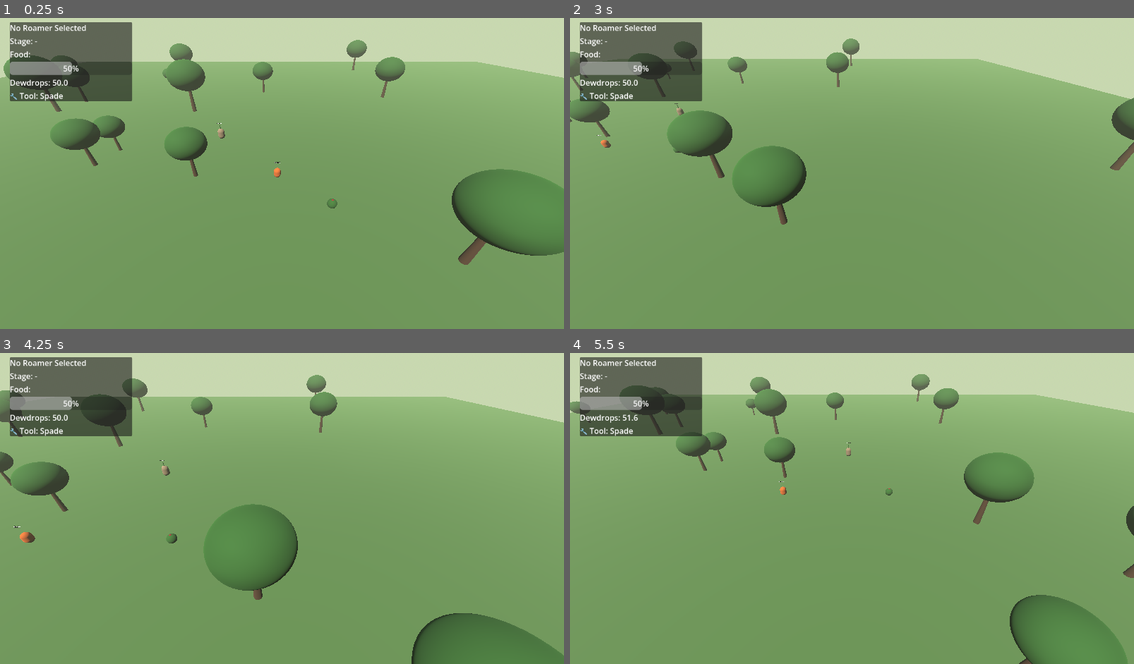
Above: before the commit, frames 1-4 (two rows, left to right).
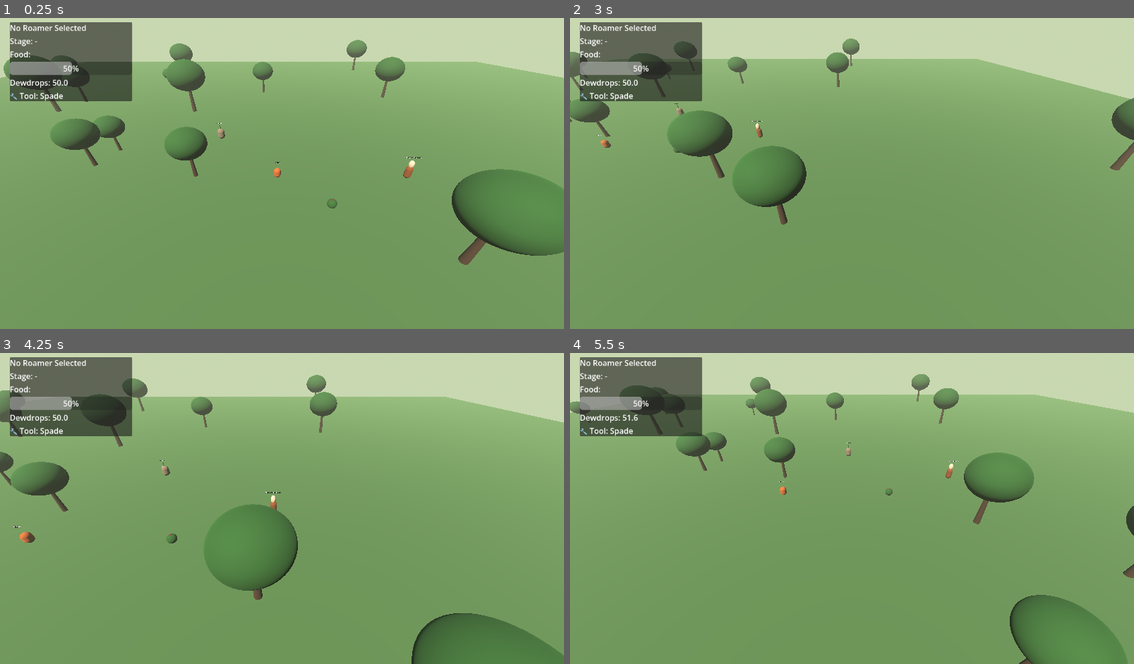
Above: after the commit, the same moments.

Repository: Ronana/Habitat
Game: Godot game, scene res://scenes/garden.tscn
Same seed, same stepped clock (60 frames per second), same inputs: the game is played once before the commit and once after it.
Inputs (mouse positions are in pixels of both pictures, inside the frame that each line leads up to):
- Up to frame 1 (0.25 s): no input
- Up to frame 2 (3 s): move the mouse to (976, 154) at 0.52 s; hold Right (ui_right) 0.53-1.28 s; hold Shift 0.53-1.28 s; click (976, 154) at 0.67 s; move the mouse to (739, 185) at 1.27 s; hold Down (ui_down) 1.28-2.03 s; tap Alt at 1.35, 2.85 s; click (739, 185) at 1.42 s; move the mouse to (908, 101) at 2.02 s; hold Right (ui_right) 2.03-2.78 s; hold Shift 2.03-2.78 s; click (908, 101) at 2.17 s; move the mouse to (823, 232) at 2.77 s; hold Up (ui_up) from 2.78 s (still down); click (823, 232) at 2.92 s
- Up to frame 3 (4.25 s): move the mouse to (451, 552) at 3.52 s; release Up (ui_up) at 3.53 s; hold Left (ui_left) from 3.53 s (still down); hold Shift from 3.53 s (still down); click (451, 552) at 3.67 s
- Up to frame 4 (5.5 s): move the mouse to (682, 458) at 4.27 s; release Shift at 4.28 s; tap Alt at 4.35 s; click (682, 458) at 4.42 s; move the mouse to (880, 505) at 5.02 s; release Left (ui_left) at 5.03 s; hold Down (ui_down) from 5.03 s (still down); hold Shift from 5.03 s (still down); click (880, 505) at 5.17 s

The runs differ from the first frame. In frame 1, less than 0.1% of the frame differs, in the area x 71-75%, y 44-52%; in frame 2, less than 0.1%; in frame 3, less than 0.1%; in frame 4, less than 0.1%.

Commit message:
Maren trader with working shop UI and Dewdrops purchasing

Diff:
--- a/habitat/scenes/garden.tscn
+++ b/habitat/scenes/garden.tscn
@@ -9,6 +9,7 @@
 [ext_resource type="PackedScene" uid="uid://drmbu2mtd3pfq" path="res://scenes/berry_bush.tscn" id="7_wdstj"]
 [ext_resource type="PackedScene" uid="uid://b4hn7obb75dth" path="res://creatures/mossdeer.tscn" id="8_1vq1v"]
 [ext_resource type="PackedScene" uid="uid://bln8w37off4uw" path="res://scenes/tool_manager.tscn" id="9_5pv02"]
+[ext_resource type="PackedScene" uid="uid://bqrg6quaigfo4" path="res://scenes/maren.tscn" id="10_wiw1g"]
 
 [sub_resource type="StandardMaterial3D" id="StandardMaterial3D_b0h10"]
 albedo_color = Color(0.2901961, 0.41960785, 0.20784314, 1)
@@ -75,3 +76,6 @@
 transform = Transform3D(1, 0, 0, 0, 1, 0, 0, 0, 1, 5, 0, 5)
 
 [node name="ToolManager" parent="." unique_id=1171000714 instance=ExtResource("9_5pv02")]
+
+[node name="Maren" parent="." unique_id=1589191564 instance=ExtResource("10_wiw1g")]
+transform = Transform3D(1, 0, 0, 0, 1, 0, 0, 0, 1, 15, 0, 0)
--- /dev/null
+++ b/habitat/scenes/maren.tscn
@@ -0,0 +1,53 @@
+[gd_scene format=3 uid="uid://bqrg6quaigfo4"]
+
+[ext_resource type="Script" uid="uid://comabbgqs7ss6" path="res://scripts/maren.gd" id="1_edqfg"]
+
+[sub_resource type="StandardMaterial3D" id="StandardMaterial3D_k3khq"]
+albedo_color = Color(0.54509807, 0.27058825, 0.07450981, 1)
+
+[sub_resource type="CapsuleMesh" id="CapsuleMesh_rcvok"]
+material = SubResource("StandardMaterial3D_k3khq")
+radius = 0.4
+height = 1.6
+
+[sub_resource type="StandardMaterial3D" id="StandardMaterial3D_ff7oe"]
+albedo_color = Color(0.95686275, 0.78431374, 0.6039216, 1)
+
+[sub_resource type="SphereMesh" id="SphereMesh_aebvv"]
+material = SubResource("StandardMaterial3D_ff7oe")
+radius = 0.3
+
+[sub_resource type="SphereShape3D" id="SphereShape3D_ce31p"]
+radius = 2.5
+
+[sub_resource type="CapsuleShape3D" id="CapsuleShape3D_edqfg"]
+radius = 0.4
+height = 1.6
+
+[node name="Maren" type="Node3D" unique_id=1589191564]
+script = ExtResource("1_edqfg")
+
+[node name="Body" type="MeshInstance3D" parent="." unique_id=1779817497]
+transform = Transform3D(1, 0, 0, 0, 1, 0, 0, 0, 1, 0, 0.8, 0)
+mesh = SubResource("CapsuleMesh_rcvok")
+
+[node name="Head" type="MeshInstance3D" parent="." unique_id=1872810721]
+transform = Transform3D(1, 0, 0, 0, 1, 0, 0, 0, 1, 0, 1.9, 0)
+mesh = SubResource("SphereMesh_aebvv")
+
+[node name="NameLabel" type="Label3D" parent="." unique_id=1099924005]
+transform = Transform3D(1, 0, 0, 0, 1, 0, 0, 0, 1, 0, 2.8, 0)
+billboard = 1
+no_depth_test = true
+text = "Maren the Seedkeeper"
+
+[node name="InteractionArea" type="Area3D" parent="." unique_id=313235454]
+
+[node name="CollisionShape3D" type="CollisionShape3D" parent="InteractionArea" unique_id=1690700016]
+shape = SubResource("SphereShape3D_ce31p")
+
+[node name="StaticBody3D" type="StaticBody3D" parent="." unique_id=650223056]
+
+[node name="CollisionShape3D" type="CollisionShape3D" parent="StaticBody3D" unique_id=1216626653]
+transform = Transform3D(1, 0, 0, 0, 1, 0, 0, 0, 1, 0, 0.8, 0)
+shape = SubResource("CapsuleShape3D_edqfg")
--- a/habitat/scenes/roamer_ui.tscn
+++ b/habitat/scenes/roamer_ui.tscn
@@ -39,3 +39,42 @@
 [node name="ToolLabel" type="Label" parent="Panel/VBoxContainer" unique_id=294024903]
 layout_mode = 2
 text = "🔧 Tool: Spade"
+
+[node name="ShopPanel" type="PanelContainer" parent="." unique_id=1357719498]
+visible = false
+custom_minimum_size = Vector2(300, 400)
+offset_left = 400.0
+offset_top = 20.0
+offset_right = 440.0
+offset_bottom = 60.0
+
+[node name="VBoxContainer" type="VBoxContainer" parent="ShopPanel" unique_id=1199696694]
+layout_mode = 2
+
+[node name="ShopTitle" type="Label" parent="ShopPanel/VBoxContainer" unique_id=325159297]
+layout_mode = 2
+text = "Maren's Wares"
+
+[node name="DewdropsLabel" type="Label" parent="ShopPanel/VBoxContainer" unique_id=1469091222]
+layout_mode = 2
+text = "Dewdrops: 50"
+
+[node name="Item0" type="Button" parent="ShopPanel/VBoxContainer" unique_id=2137854133]
+layout_mode = 2
+text = "Berry Seeds — 10💧"
+
+[node name="Item1" type="Button" parent="ShopPanel/VBoxContainer" unique_id=1548504645]
+layout_mode = 2
+text = "Wildgrass Seeds — 5💧"
+
+[node name="Item2" type="Button" parent="ShopPanel/VBoxContainer" unique_id=1366141873]
+layout_mode = 2
+text = "Oak Sapling — 25💧"
+
+[node name="Item3" type="Button" parent="ShopPanel/VBoxContainer" unique_id=418061733]
+layout_mode = 2
+text = "Fresh Berries — 8💧"
+
+[node name="CloseButton" type="Button" parent="ShopPanel/VBoxContainer" unique_id=330086712]
+layout_mode = 2
+text = "Close"
--- /dev/null
+++ b/habitat/scripts/maren.gd
@@ -0,0 +1,47 @@
+extends Node3D
+
+var shop_items = [
+	{"name": "Berry Seeds", "cost": 10.0, "description": "Grows a berry bush. Roamers love berries."},
+	{"name": "Wildgrass Seeds", "cost": 5.0, "description": "Spreads ground cover. Attracts grazing Roamers."},
+	{"name": "Oak Sapling", "cost": 25.0, "description": "Grows into a large oak. Woodland Roamers love these."},
+	{"name": "Fresh Berries", "cost": 8.0, "description": "Feed directly to a Roamer to boost food need."},
+]
+
+var is_shop_open = false
+
+func _ready():
+	$InteractionArea.body_entered.connect(_on_body_entered)
+
+func _on_body_entered(body):
+	print("Someone entered Maren's area: ", body.name)
+
+func open_shop():
+	is_shop_open = true
+	print("Maren's shop is open!")
+	print("--- Maren's Wares ---")
+	for i in range(shop_items.size()):
+		var item = shop_items[i]
+		print(i, ". ", item["name"], " — ", item["cost"], " Dewdrops — ", item["description"])
+	print("Current Dewdrops: ", CurrencyManager.dewdrops)
+
+func buy_item(index: int):
+	if index >= shop_items.size():
+		print("Invalid item")
+		return
+	var item = shop_items[index]
+	if CurrencyManager.spend_dewdrops(item["cost"]):
+		print("Purchased: ", item["name"])
+		apply_purchase(item["name"])
+	else:
+		print("Not enough Dewdrops!")
+
+func apply_purchase(item_name: String):
+	match item_name:
+		"Berry Seeds":
+			print("Berry seeds added to inventory — place them in the world!")
+		"Wildgrass Seeds":
+			print("Wildgrass seeds added to inventory!")
+		"Oak Sapling":
+			print("Oak sapling added to inventory!")
+		"Fresh Berries":
+			print("Fresh berries added to inventory — double click a Roamer to feed them!")
--- a/habitat/scripts/player_cursor.gd
+++ b/habitat/scripts/player_cursor.gd
@@ -9,7 +9,7 @@
 		if event.button_index == MOUSE_BUTTON_LEFT and event.pressed:
 			print("Click detected")
 			try_select_roamer()
-
+			try_interact_with_trader()
 		if event.button_index == MOUSE_BUTTON_RIGHT and event.pressed:
 			if selected_roamer:
 				try_direct_roamer()
@@ -75,3 +75,21 @@
 	selected_roamer.on_deselected()
 	roamer_ui.hide_roamer()
 	selected_roamer = null
+
+func try_interact_with_trader():
+	var cam = get_camera()
+	if not cam:
+		return
+	var mouse_pos = get_viewport().get_mouse_position()
+	var ray_origin = cam.project_ray_origin(mouse_pos)
+	var ray_end = ray_origin + cam.project_ray_normal(mouse_pos) * 100.0
+	var space_state = get_world_3d().direct_space_state
+	var query = PhysicsRayQueryParameters3D.create(ray_origin, ray_end)
+	var result = space_state.intersect_ray(query)
+	if result:
+		var node = result.collider
+		while node:
+			if node.name == "Maren":
+				roamer_ui.open_shop(node)
+				return
+			node = node.get_parent()
--- a/habitat/scripts/roamer_ui.gd
+++ b/habitat/scripts/roamer_ui.gd
@@ -3,8 +3,23 @@
 @onready var roamer_name = $Panel/VBoxContainer/RoamerName
 @onready var stage_label = $Panel/VBoxContainer/StageLabel
 @onready var food_bar = $Panel/VBoxContainer/FoodBar
+@onready var currency_label = $Panel/VBoxContainer/CurrencyLabel
+@onready var shop_panel = $ShopPanel
+@onready var shop_dewdrops = $ShopPanel/VBoxContainer/DewdropsLabel
 
 var tracked_roamer = null
+var current_trader = null
+
+func _ready():
+	CurrencyManager.dewdrops_changed.connect(_on_dewdrops_changed)
+	update_currency()
+
+	# Connect shop buttons
+	$ShopPanel/VBoxContainer/Item0.pressed.connect(_on_buy_item.bind(0))
+	$ShopPanel/VBoxContainer/Item1.pressed.connect(_on_buy_item.bind(1))
+	$ShopPanel/VBoxContainer/Item2.pressed.connect(_on_buy_item.bind(2))
+	$ShopPanel/VBoxContainer/Item3.pressed.connect(_on_buy_item.bind(3))
+	$ShopPanel/VBoxContainer/CloseButton.pressed.connect(close_shop)
 
 func _process(_delta):
 	if tracked_roamer:
@@ -25,12 +40,22 @@
 	stage_label.text = "Stage: " + stage_names[tracked_roamer.attraction_stage]
 	food_bar.value = tracked_roamer.needs["food"]
 
-func _ready():
-	CurrencyManager.dewdrops_changed.connect(_on_dewdrops_changed)
-	update_currency()
-
 func _on_dewdrops_changed(_amount):
 	update_currency()
 
 func update_currency():
-	$Panel/VBoxContainer/CurrencyLabel.text = "Dewdrops: " + str(snappedf(CurrencyManager.dewdrops, 0.1))
+	currency_label.text = "Dewdrops: " + str(snappedf(CurrencyManager.dewdrops, 0.1))
+
+func open_shop(trader):
+	current_trader = trader
+	shop_panel.visible = true
+	shop_dewdrops.text = "Dewdrops: " + str(snappedf(CurrencyManager.dewdrops, 0.1))
+
+func close_shop():
+	shop_panel.visible = false
+	current_trader = null
+
+func _on_buy_item(index: int):
+	if current_trader:
+		current_trader.buy_item(index)
+		shop_dewdrops.text = "Dewdrops: " + str(snappedf(CurrencyManager.dewdrops, 0.1))
Not shown, added: habitat/scripts/maren.gd.uid
